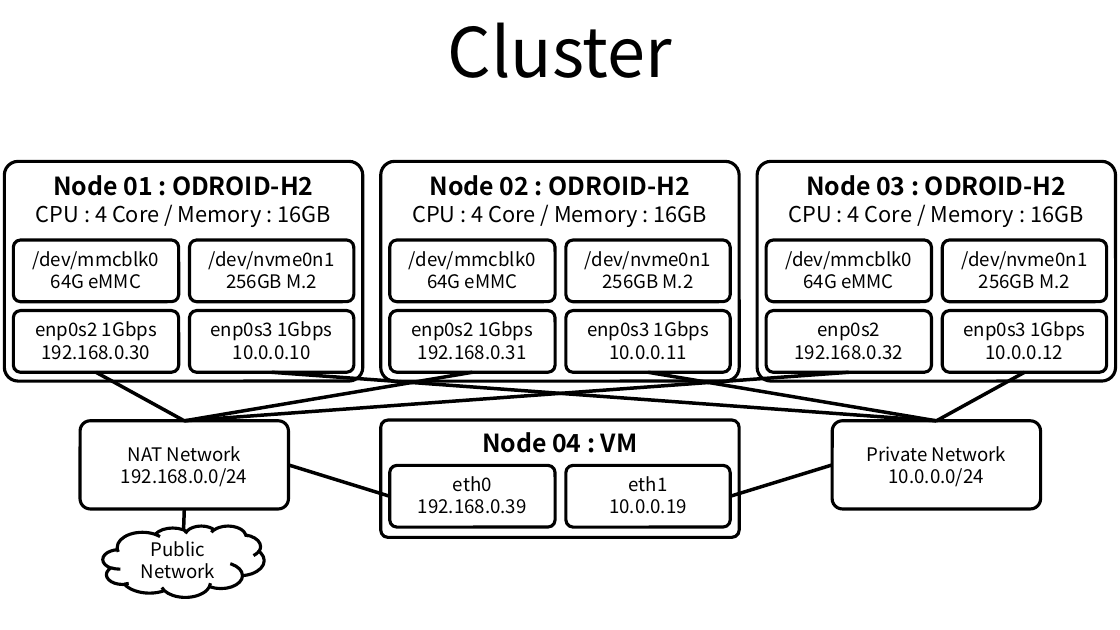
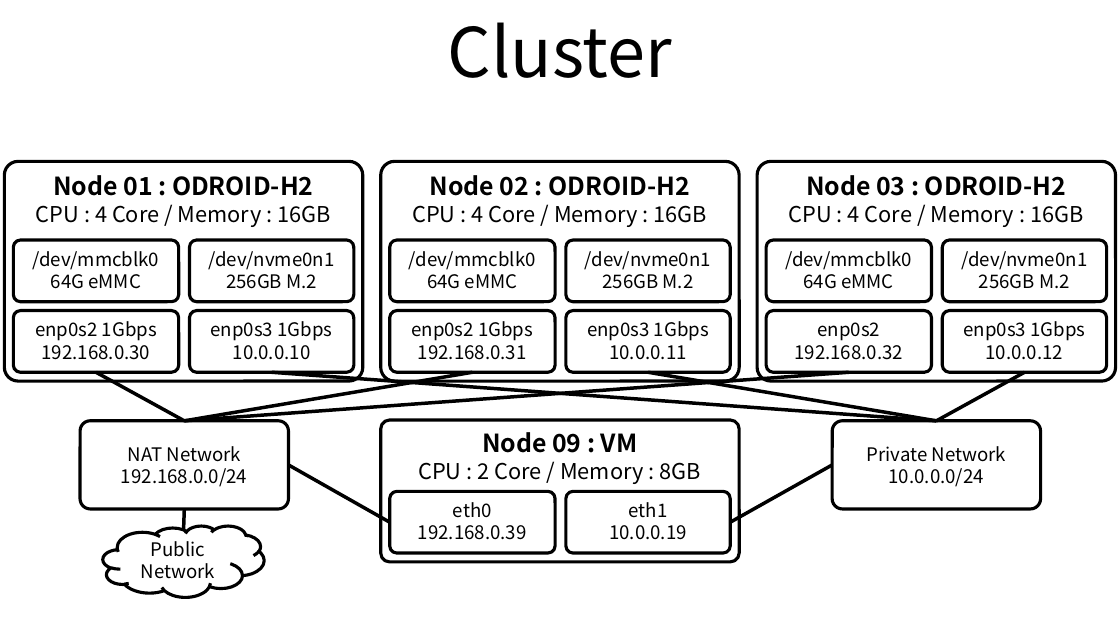
Before and after one commit to ssup2/blog-old, a slide deck: slide 1 of images/record/ODROID-H2_Cluster_Build/ODROID-H2_Cluster_Build.pptx. Drawn at 1120x630 pixels with LibreOffice and Linux fonts; fonts in the diff are those of the drawing. Boxes give left, top, right and bottom in pixels: in the first picture for what was removed or moved away, otherwise in the second. Text is boxed around its words. In the diff, an @@ line names an element or a change of style, - is before the commit and + after.

```diff
--- a/images/record/ODROID-H2_Cluster_Build/ODROID-H2_Cluster_Build.pptx
+++ b/images/record/ODROID-H2_Cluster_Build/ODROID-H2_Cluster_Build.pptx
@@ rounded rectangle "Node 09 : VM": place and size @@
-rounded rectangle "Node 09 : VM" at [381,420,739,538]
+rounded rectangle "Node 09 : VM" at [381,420,739,562]
@@ text in rounded rectangle at [418,432,701,484]: text changed; size 16 to 14 pt; bold off @@
-Node 04 : VM
+Node 09 : VM
+CPU : 2 Core / Memory : 8GB
@@ line moved from (390, 496) - (289, 465) to (390, 522) - (289, 465) @@
@@ line moved from (730, 496) - (832, 465) to (730, 522) - (832, 465) @@
@@ rounded rectangle "eth0": place and size @@
-rounded rectangle "eth0" at [390,466,556,528]
+rounded rectangle "eth0" at [390,492,556,553]
@@ rounded rectangle "eth1": place and size @@
-rounded rectangle "eth1" at [566,466,730,528]
+rounded rectangle "eth1" at [566,492,730,553]
```
Also in this commit, not shown: 2 other slides changed, 12 other files.
